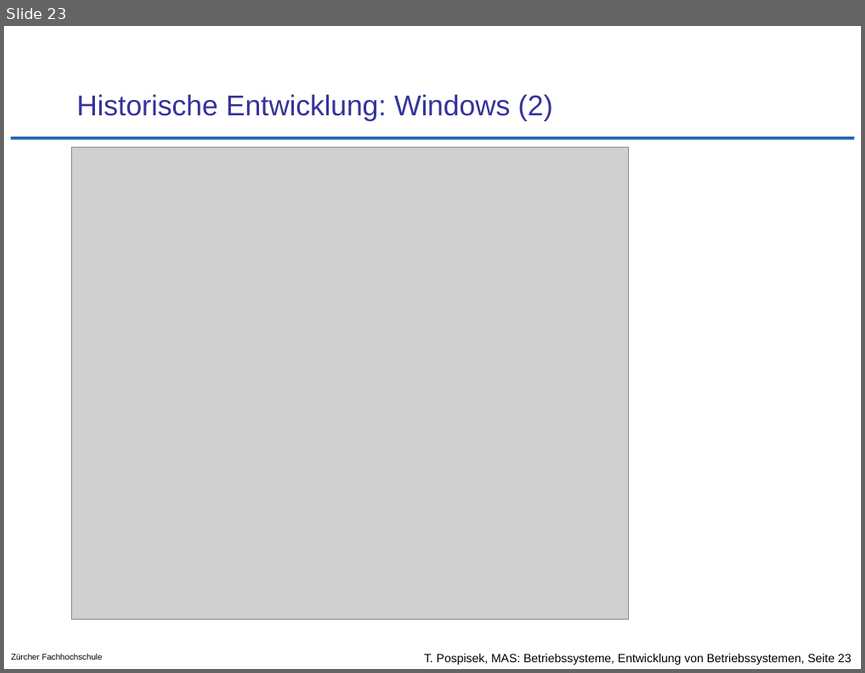
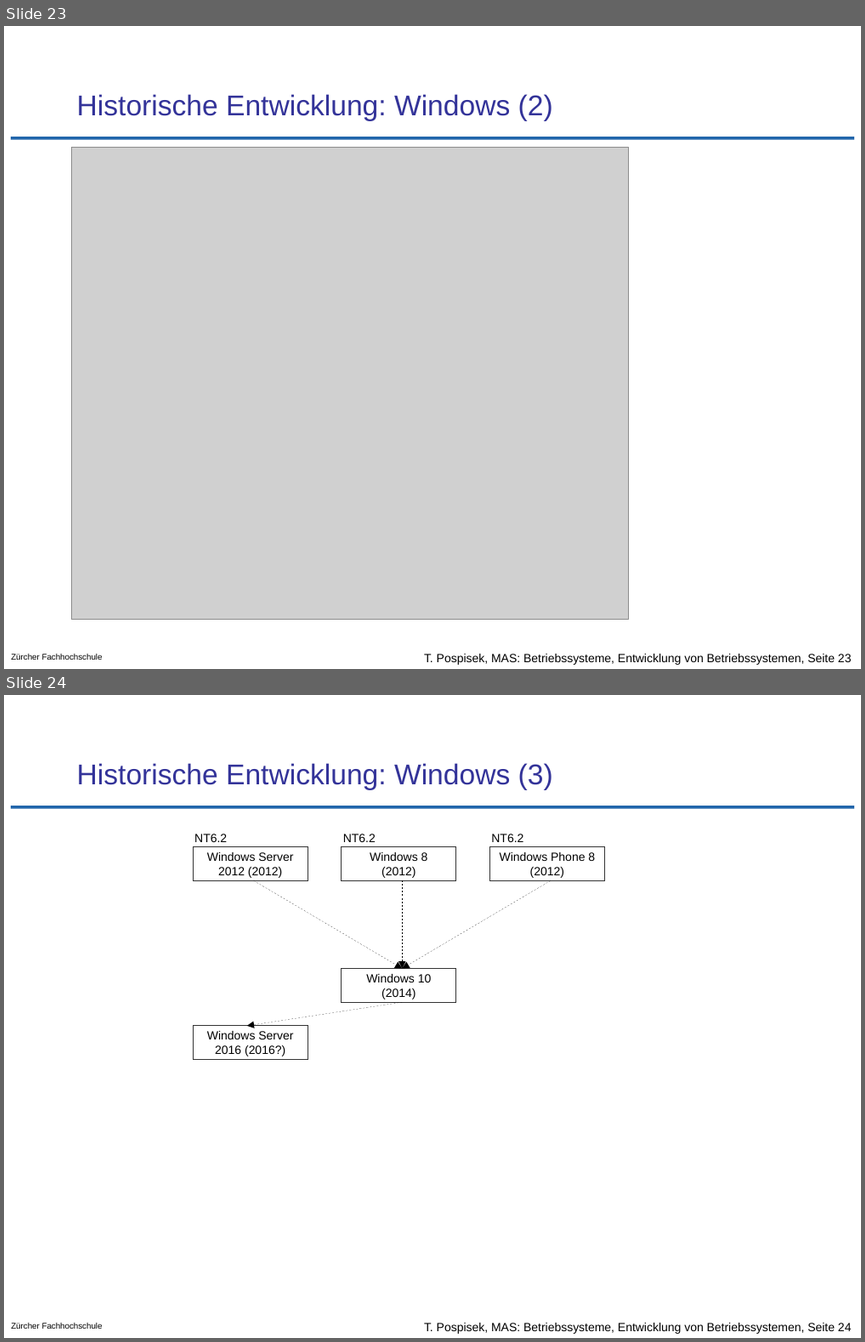
Before and after one commit to tpo/betriebssysteme, a slide deck: 01-2_Entwicklung_von_Betriebssystemen.odp. Shown one above the other, each under a label of ours: slide 23 before the commit, slides 23 and 24 after it. The pictures are 865x673 and 865x1342 pixels, drawn with LibreOffice and Linux fonts; fonts in the diff are those of the drawing; grey boxes stand for pictures; background and template pictures are left out. Boxes give left, top, right and bottom in pixels: in the first picture for what was removed or moved away, otherwise in the second. Text is boxed around its words. In the diff, an @@ line names an element or a change of style, - is before the commit and + after.

Commit message:
v.a. Windows 10 dokumentiert

```diff
--- a/01-2_Entwicklung_von_Betriebssystemen.odp
+++ b/01-2_Entwicklung_von_Betriebssystemen.odp
@@ slide 24 added at box(4, 695, 861, 1338), background #FFFFFF; not listed: 3 template elements that a slide beside it also shows @@
@@ title added at box(77, 763, 553, 790), 24 pt, text #333399 @@
+Historische Entwicklung: Windows (3)
@@ rectangle added at box(193, 846, 307, 880), outline #333333 0 pt, 10 pt, text #000000 @@
+Windows Server
+2012 (2012)
@@ text added at box(194, 834, 227, 842), 10 pt, text #000000 @@
+NT6.2
@@ rectangle added at box(341, 846, 456, 880), outline #333333 0 pt, 10 pt, text #000000 @@
+Windows 8
+(2012)
@@ text added at box(343, 834, 375, 842), 10 pt, text #000000 @@
+NT6.2
@@ rectangle added at box(490, 846, 605, 880), outline #333333 0 pt, 10 pt, text #000000 @@
+Windows Phone 8
+(2012)
@@ text added at box(491, 834, 523, 842), 10 pt, text #000000 @@
+NT6.2
@@ arrow added from (253, 881) to (403, 969), #000000 0 pt @@
@@ arrow added from (403, 881) to (403, 969), #000000 0 pt @@
@@ arrow added from (551, 881) to (403, 969), #000000 0 pt @@
@@ rectangle added at box(341, 969, 456, 1002), outline #333333 0 pt, 10 pt, text #000000 @@
+Windows 10
+(2014)
@@ rectangle added at box(193, 1026, 307, 1059), outline #333333 0 pt, 10 pt, text #000000 @@
+Windows Server
+2016 (2016?)
@@ arrow added from (403, 1002) to (246, 1026), #000000 0 pt @@
```
Also in this commit, not shown: 3 other files.
